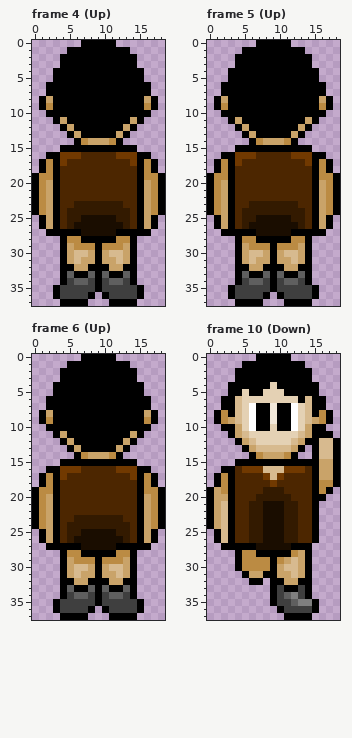
Pixel-art file -- client/assets/player2.ase. Above is the file before it was changed.
19x38 pixels, 24 frames. Shown: frame 4 (Up), frame 5 (Up), frame 6 (Up), frame 10 (Down). The commit also changed other frames, which this record leaves out.
And afterwards:
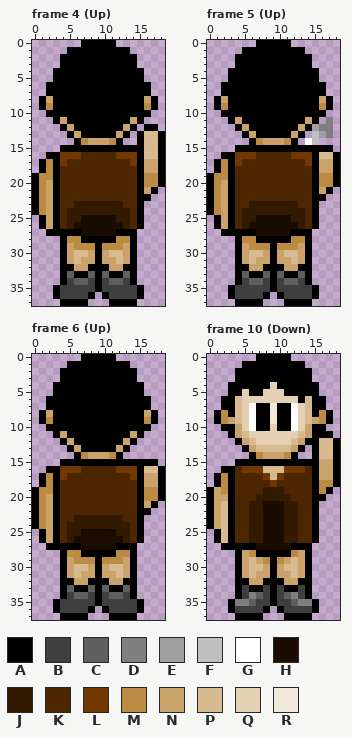
Palette (. is transparent): A #000000  B #3f3f3f  C #5f5f5f  D #7f7f7f  E #9f9f9f  F #bfbfbf  G #ffffff  H #1a0d00  J #331a00  K #4c2600  L #713900  M #bb8b43  N #c9a369  P #d7ba8f  Q #e4d1b4  R #f2e8da
From old to new:
--- frame 4 (Up), layer "Arms"
@@ x 13..18 @@
 11 ANA...
-12 NA....
-13 A.....
-14 ......
-15 AA....
-16 LLAA..
-17 KLAMA.
-18 KKAMA.
+12 NA.AA.
+13 A.APPA
+14 ..APPA
+15 AAAPPA
+16 LLAPPA
+17 KLANNA
+18 KKANNA
 19 KKAMMA
-20 KKANMA
-21 KKANMA
-22 KKANMA
-23 KKANMA
-24 JKANMA
-25 JKANA.
-26 JKANA.
-27 AAAA..
+20 KKAMMA
+21 KKANA.
+22 KKAA..
+23 KKA...
+24 JKA...
+25 JKA...
+26 JKA...
+27 AA....
 28 MA....
--- frame 5 (Up), layers "Effect", "Arms"
@@ x 12..18 @@
 10 AAAAA..
-11 AANA...
-12 ANA....
-13 NA.....
-14 A......
-15 AAA....
-16 LLLAA..
-17 KKLAMA.
-18 KKKAMA.
+11 AANA.D.
+12 ANAEDD.
+13 NA.FED.
+14 A.GF...
+15 AAAAAA.
+16 LLLAPPA
+17 KKLANNA
+18 KKKANNA
 19 KKKAMMA
-20 KKKANMA
-21 KKKANMA
-22 KKKANMA
-23 JKKANMA
-24 JJKANMA
-25 JJKANA.
-26 HJKANA.
-27 AAAAA..
+20 KKKAMMA
+21 KKKANA.
+22 KKKAA..
+23 JKKA...
+24 JJKA...
+25 JJKA...
+26 HJKA...
+27 AAA....
 28 MMA....
--- frame 6 (Up), layer "Arms"
@@ x 13..18 @@
 14 ......
-15 AA....
-16 LLAA..
-17 KLAMA.
-18 KKAMA.
+15 AAAAA.
+16 LLAPPA
+17 KLANNA
+18 KKANNA
 19 KKAMMA
-20 KKANMA
-21 KKANMA
-22 KKANMA
-23 KKANMA
-24 JKANMA
-25 JKANA.
-26 JKANA.
-27 AAAA..
+20 KKAMMA
+21 KKANA.
+22 KKAA..
+23 KKA...
+24 JKA...
+25 JKA...
+26 JKA...
+27 AA....
 28 MA....
--- frame 10 (Down), layer "Body"
@@ x 1..10 @@
 27 .AAAAAHHHH
-28 ...AMMAAAA
-29 ...AMMMMAM
-30 ...AMMMMAN
-31 ....ANNAAN
-32 .....AA.AA
-33 ........AB
-34 ........AB
-35 ........AB
-36 .........A
-37 ..........
+28 ...ANMAAAA
+29 ...ANPNMAM
+30 ...ANPPNAN
+31 ...ANPNNAN
+32 ...AANNAAA
+33 ...ABAABAB
+34 ...ABDCBAB
+35 ..ADDCBBAB
+36 ..ABBBBA.A
+37 ...AAAA...
Boxes around the changes in both pictures, in picture pixels (x1, y1, x2, y2):
changed: (137, 124, 165, 236)
changed: (305, 117, 340, 236)
changed: (137, 459, 165, 550)
changed: (228, 550, 270, 620)
